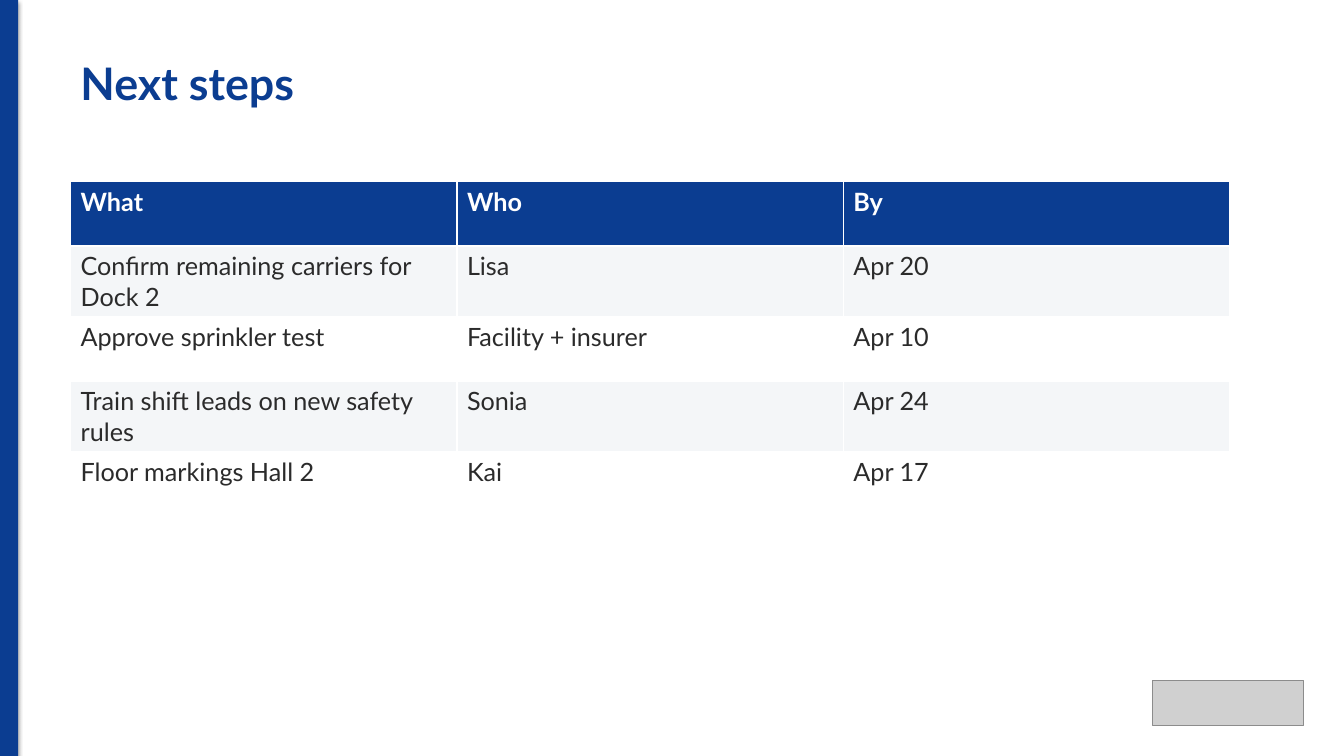
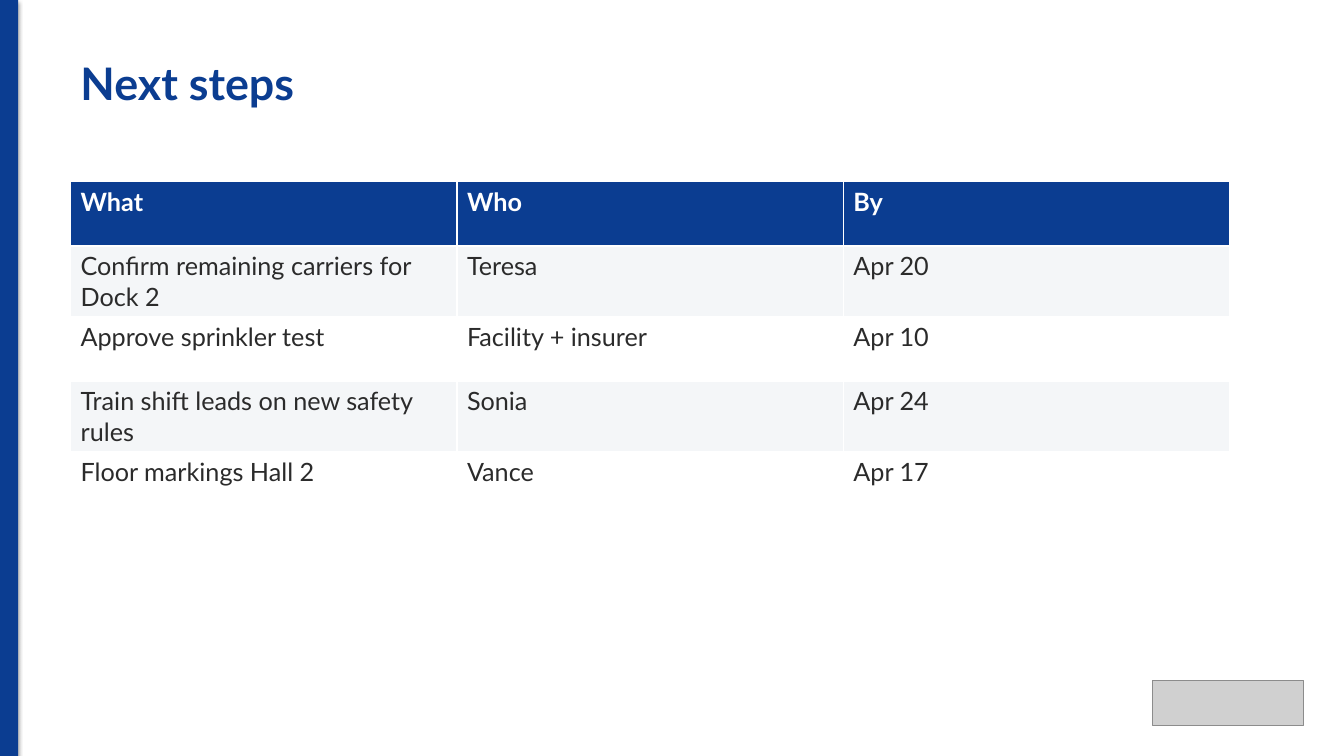
Before and after one commit to jenssgb/demo-kit-data, a slide deck: slide 5 of powerpoint-copilot/Contoso_Fargo_Update_Branded.pptx. Drawn at 1344x756 pixels with LibreOffice and Linux fonts; fonts in the diff are those of the drawing; grey boxes stand for pictures. Boxes give left, top, right and bottom in pixels: in the first picture for what was removed or moved away, otherwise in the second. Text is boxed around its words. In the diff, an @@ line names an element or a change of style, - is before the commit and + after.

```diff
--- a/powerpoint-copilot/Contoso_Fargo_Update_Branded.pptx
+++ b/powerpoint-copilot/Contoso_Fargo_Update_Branded.pptx
@@ table at bbox=[71, 181, 1229, 504] @@
-row 2, column 2: Lisa
+row 2, column 2: Teresa
-row 5, column 2: Kai
+row 5, column 2: Vance
```
Also in this commit, not shown: 1 other slide changed, 53 other files.
